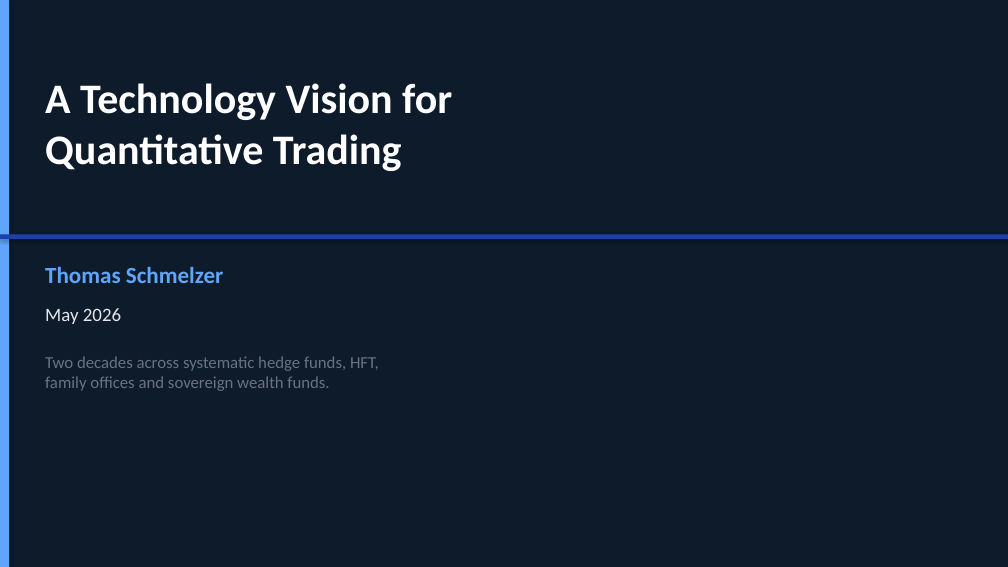
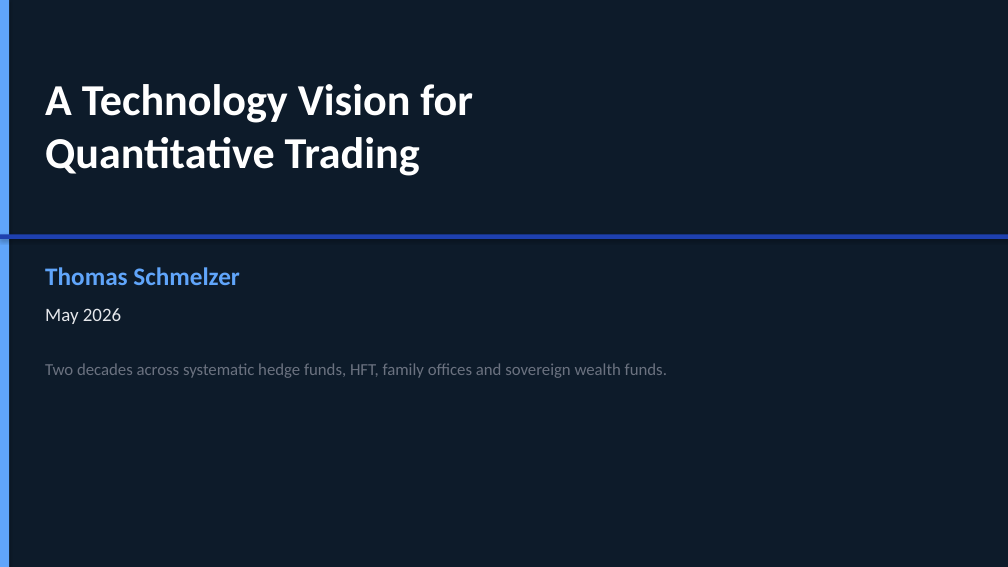
Before and after one commit to Jebel-Quant/platform, a slide deck: slide 1 of vision.pptx. Drawn at 1008x567 pixels with LibreOffice and Linux fonts; fonts in the diff are those of the drawing. Boxes give left, top, right and bottom in pixels: in the first picture for what was removed or moved away, otherwise in the second. Text is boxed around its words. In the diff, an @@ line names an element or a change of style, - is before the commit and + after.

```diff
--- a/vision.pptx
+++ b/vision.pptx
@@ text "A Technology Vision for Quantitative ..." at box(45, 84, 473, 176): size 40 to 42 pt @@
@@ text "Thomas Schmelzer" at box(45, 267, 240, 285): size 22 to 24 pt @@
@@ text "Two decades across systematic hedge ..." rewrapped from box(45, 356, 379, 391) to box(45, 363, 667, 378) @@
```
Also in this commit, not shown: 18 other slides changed, 19 slides added, 1 other file.
